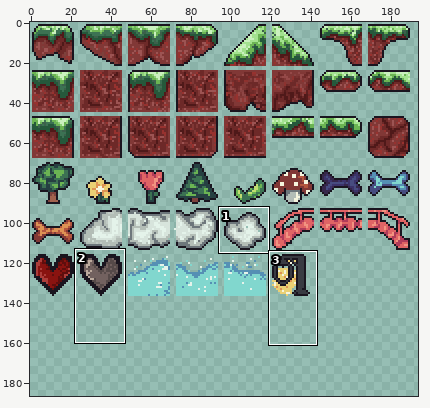
Sprite sheet, stored at Assets/Graphics/plataformas a.png. The picture above shows the old version from afar; the outline marks the close-up.
Close-up. First the earlier version:
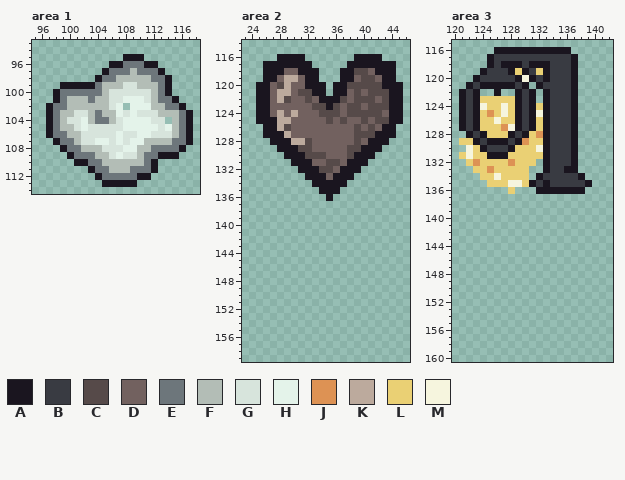
The file is 200x200 pixels. Pixels under 10% opacity are left out. Colours within 5 levels of each other are drawn and written as one. Shown: area 1: x 95..118, y 93..114; area 2: x 23..46, y 114..159; area 3: x 120..142, y 115..160. The wide view leaves out empty margins. The commit also changed other parts of the picture, which this record leaves out.
Palette (. is transparent): A #1a151f  B #393b42  C #564a49  D #72615f  E #6d767b  F #b3bdb6  G #d7e4dc  H #e4f3ea  J #dd9254  K #bcaa9d  L #ead074  M #f6f5de
Pixels before, area 1, first column x 97:
 95 ...........AAA.......
 96 .........AAEEEAA.....
 97 ........AEEEFEEEA....
 98 .......AEEFFFFFEEA...
 99 ..AAAAAEFFFGGFFFEA...
100 .AEEEEEEFGGGGGGFEA...
101 .AEFFFEFFGGHHHGFEEA..
102 AEEFFFFFFGH.HHHFFEEA.
103 AEFFGGFEFFHGHGGGFFFEA
104 AEFGGHFEEFGHHHHGG.FEA
105 AEFFGHGGGGGHHHHHGHFEA
106 AEEFFGGGGGHGGHHGGGFEA
107 .AEEFGGHHGHGHHFFFFEEA
108 ..AEEFFFGGGHHFFEEEEA.
109 ...AEEEFFGHGGFEEAAA..
110 ....AAEEFFFFFFEA.....
111 ......AEEFFFEEEA.....
112 .......AEEEEEAA......
113 ........AAAAA........
Pixels before, area 2, first column x 25:
116 ...AAAA.......AAAA...
117 .AAAAAAA.....AAAAAAA.
118 .AAADDAAA...AACCDAAA.
119 .AADKKDAA...AADCCDAA.
120 AADCKDDAAA.AACCCCCAAA
121 AADKKDCCAA.AADCDCCCAA
122 AADKCDDCDAAACDCCCDCAA
123 AADDDDDDCCACDCCDCCCAA
124 AADKDKDDDCCCDCCCCCDAA
125 AAAKKDDDDDCDCDDCDCCAA
126 .AAKCDDDDDDDDDCDCDAA.
127 .AAAKDDDDDDDDDCCCAAA.
128 ..AAAKKCDDDDDDCDAAA..
129 ...AAACCDDDDDCCAAA...
130 ....AAACCCDDDCAAA....
131 .....AAADDCCDAAA.....
132 ......AAACCDAAA......
133 .......AAADAAA.......
134 ........AAAAA........
135 .........AAA.........
136 ..........A..........
Pixels before, area 3, first column x 121:
116 .....AAAAAAAAAAA...
117 ....ABBBBBBBBBBBA..
118 ....ABAAABAAABBBA..
119 ...ABBBALABLABBBA..
120 ..ABBBBBAMABABBBA..
121 .ABAAAAABA.ABBBBA..
122 ABA..A..ABA.ABBBA..
123 ABALLLLLABA.ABBBA..
124 ABAMLLMLABALABBBA..
125 ABALJLMLABAMABBBA..
126 ABALLMLLABALABBBA..
127 ABALLLJMABALABBBA..
128 .ABALLLABALJABBBA..
129 LLABAAABAJLLABBBA..
130 .MLABBBALLLMABBBA..
131 LMLLAAALLLLLABBBA..
132 .LJLLLLJLLL.ABBBA..
133 ..LLJLLLLL..ABBAA..
134 ...LLMLLLL.ABBBBBA.
135 ....LLLMMLABABBBBBA
136 .......L...AAAAAAA.
Now the later version:
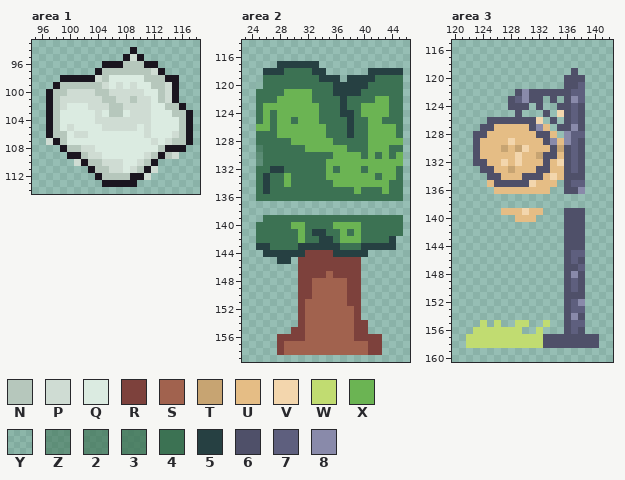
Colours new in this view: N #b6c7bc  P #cfdcd3  Q #dbebe1  R #7d413c  S #a1624e  T #c7a472  U #e5bd85  V #f3d6ad  W #c1dc71  X #6bb453  Y #3c72531c  Z #3c72538f  2 #3c7253ab  3 #3c7253c7  4 #3c7253  5 #264042  6 #4f5069  7 #5e5f7e  8 #898aaa
Difference:
Changed rows in their new state; - is an unchanged pixel.
Area 1:
first column x 97:
 94 ------------A-------
 95 ------------P-------
 96 --------A--NNN------
 97 -------ANNNNNNNP----
 98 --AAAAAPNQQQQQNNN-A-
 99 -ANNNNNNPQPQPQQNNPA-
100 ANNPPPPNNPPPPPQQNPA-
101 ANPPPPPPNNPPNPPQNP--
102 -NPQQQPPPNNPPPPQQNN-
103 -NQQQQQPQNNQPPPQQQNN
104 -NQQQQQPPPPPPPPQQQQN
105 -NQPQQQQPPPPPQPQQQQN
106 -NNQPPQQQQQQQQPQQQPN
107 P-NQQQQQQQQQQQQPQPNN
108 ---NNPPQQQQQQQQQNAA-
109 ----ANPPQQQQQQPN-NP-
110 ----P-NNPPPQQPN-----
111 -------NNPPQPNAP----
112 --------NNNNA-P-----
Area 2:
first column x 25:
116 ---....-------....---
117 -..555555----.......-
118 -555444455--....55555
119 -44444444555.55554444
120 Y44444444445555544444
121 4444XXXX4445555444444
122 444XXXXX444454444XX44
123 4XXXXXXXX444544XXXX44
124 4X4XXXXXX444554XXXX44
125 4X4XX4XXX4444544XX444
126 XX4XXXXXXX444544XXXX4
127 444XXXXXXX444544XXXX4
128 44444XXXXXX44444XXXXX
129 3444444XXXXXX444XXX44
130 24444444444XXXX4X4X4X
131 Z444444444XXXXXXXXXXX
132 4455444444X4XXX4XXXX4
133 4544X44444XXXXXXX4XX4
134 4544X444444XXXXXXXX44
135 45444444444444X444X44
136 444444444444444444444
139 -44444444444444444444
140 44444XX4444XXXX444444
141 444444X45544X4X444444
142 444444X44554XXX44445-
143 55444455555544455555-
144 -555555RRRR55555-----
145 ---55-RRRRRRRRR------
146 ------RRRRRRRRR------
147 ------RRRRSRRRR------
148 ------RRSSSSSRR------
149 ------RRSSSSSRR------
150 ------RRSSSSSRR------
151 ------RSSSSSSRR------
152 ------RSSSSSSSR------
153 ------RSSSSSSSR------
154 ------RSSSSSSSRR-----
155 -----RRSSSSSSSRR-----
156 ---RRRRSSSSSSSRRRR---
157 ---RSSSSSSSSSSSSRR---
158 ---RSSSSSSSSSSSSRR---
Area 3:
first column x 121:
116 -----...........----
117 ----.............---
118 ----.............---
119 ---.............6---
120 --.............666--
121 -.........-....667--
122 ...--.--6866666677--
123 .......67866.6.687--
124 .......666.6..6676--
125 ........6...6.V676--
126 ....6666666V.6.676--
127 ...66UUUUU68U.6686--
128 -.66UUUUUUU66U.877--
129 ..6UUUUVUUUU68U876--
130 -.6UUUTUTVUUU6T676--
131 ..6UUUUUVUUT66U676--
132 -.66UUVUVUUU6UV676--
133 --.66UUTUUU66UU676--
134 ---.66UUU666UVU666--
135 ----U66666VUUU.677.-
136 -----UUUUUUUU..668--
139 ------UUUVUU---666--
140 --------UUU----666--
141 ---------------666--
142 ---------------666--
143 ---------------666--
144 ---------------666--
145 ---------------677--
146 ---------------676--
147 ---------------667--
148 ---------------686--
149 ---------------676--
150 ---------------676--
151 ---------------666--
152 ---------------678--
153 ---------------677--
154 ---------------686--
155 ---W-W--WW--W--677--
156 --WWWWWWW--W---676--
157 -WWWWWWWWWWW66666666
158 -WWWWWWWWWWW66666666
Boxes around the changes in both close-ups, in picture pixels (x1, y1, x2, y2):
changed: (46, 47, 186, 180)
changed: (256, 54, 403, 355)
changed: (459, 47, 599, 348)
